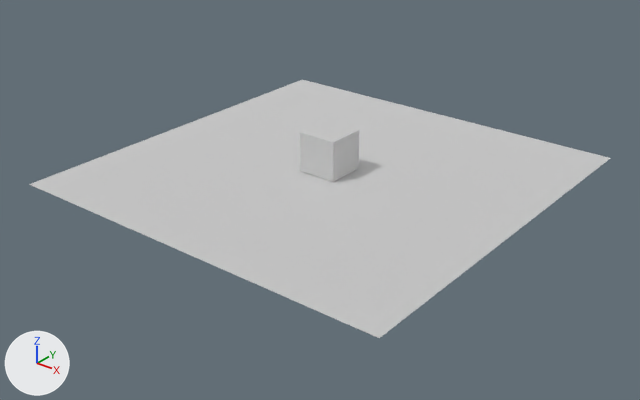
The OBJ model polyModels/cube-on-plane.obj, before and after one commit.
Both versions are drawn from a 50 mm camera at (24.2, -31.0, 17.4) aimed at (0.6, -1.5, -0.8). Lighting does not change. The marker at lower left points along +X, +Y and +Z. Where no turn or scale is listed for an object, it has been applied to the vertices.

Objects in the first picture: 'cube-on-plane'.
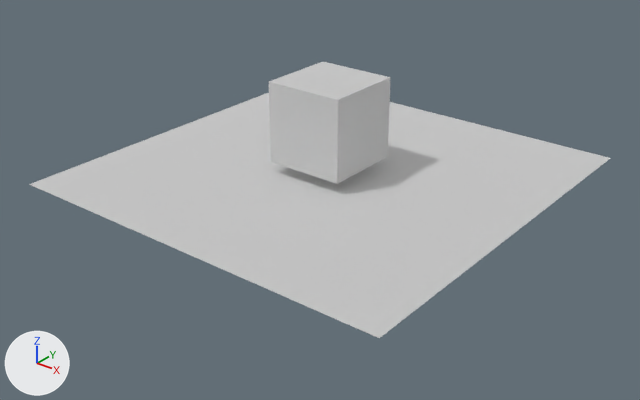
The newer file is also rescaled (x0.5) as a whole; pictures and numbers use the older file's frame.

Location of each change, [x1, y1, x2, y2] in pixels of the pictures (640 x 400 px; the box of a moved part takes in the faces that stretch with it):
'cube-on-plane', reshaped (7% taller): before [29, 80, 610, 338]; after [29, 62, 610, 338]
part 1 of me_cube_on_plane, moved or reshaped: before [300, 121, 359, 182]; after [269, 62, 391, 184]

The edits, one by one:
me_cube_on_plane has 4323 vertices, 4200 faces and spans x -10.0..10.0, y -10.0..10.0, z 0.0..2.0.
me_cube_on_plane is used by ob_cube_on_plane; location (0.0, 0.0, 0.0).
me_cube_on_plane part 1: the loose piece of 602 vertices spanning x -1.0..1.0, y -1.0..1.0, z 0.0..2.0 is scaled about its middle by 2, then moved by (0.0, 0.0, 1.5).
